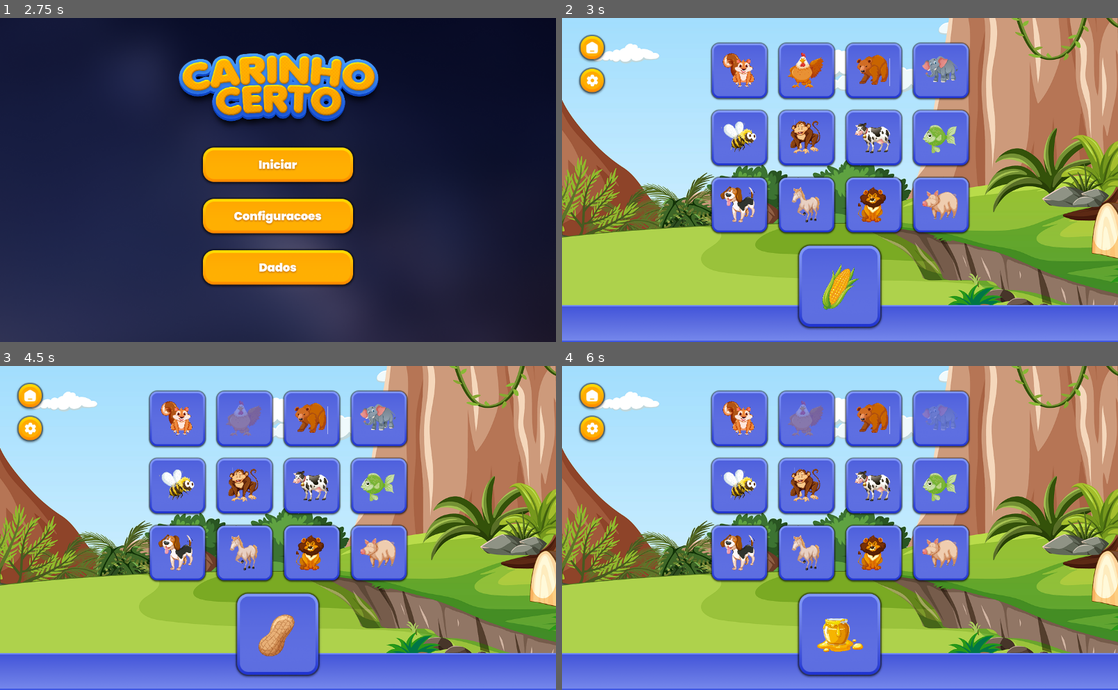
Above: before the commit, frames 1-4 (two rows, left to right).
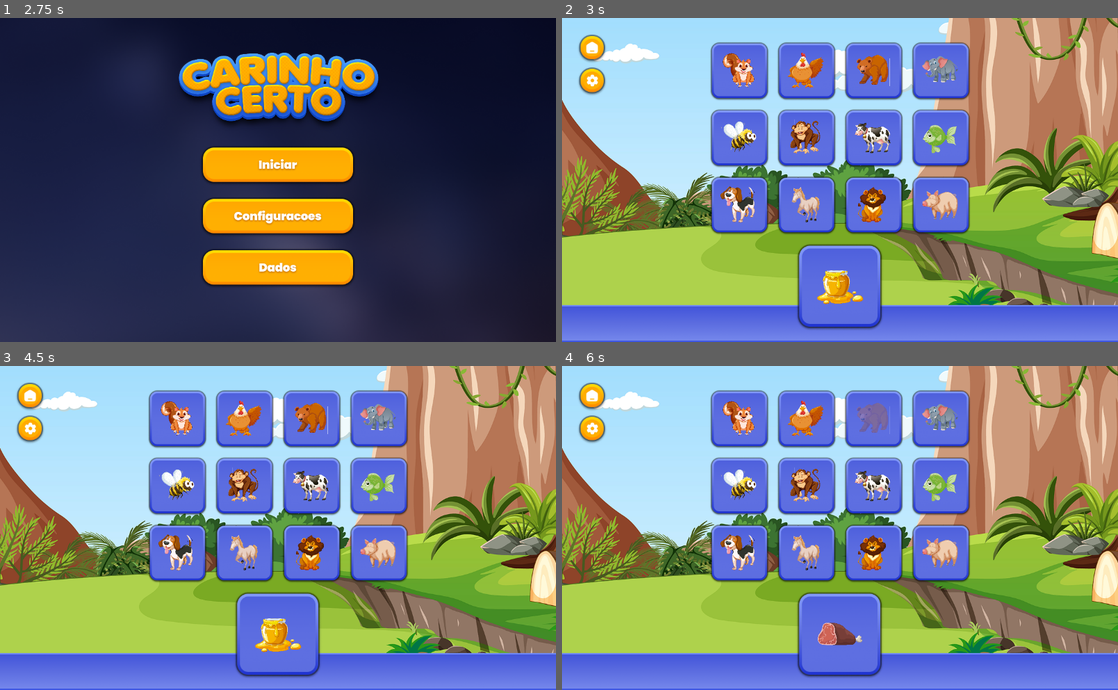
Above: after the commit, the same moments.

Repository: Tapa-Certo/TapaCerto
Game: Godot game, scene res://scenes/main.tscn
Two runs of this game, one before a commit and one after it. Both use one fixed random seed, a clock stepped at 60 frames per second and the inputs below.
Inputs (mouse positions are in pixels of both pictures, inside the frame that each line leads up to):
- Up to frame 1 (2.75 s): click (278, 215) at 0.5 s; click (22, 43) at 1.25 s; click (278, 267) at 2 s
- Up to frame 2 (3 s): click (840, 167) at 2.75 s
- Up to frame 3 (4.5 s): click (177, 417) at 3.5 s; click (244, 417) at 4.25 s
- Up to frame 4 (6 s): click (873, 417) at 5 s; click (940, 417) at 5.75 s

Frame 1 is identical in both runs. In frame 2, 0.6% of the frame differs, in the area x 45-55%, y 75-91%; in frame 3, 1.0%; in frame 4, 1.7%, in the area x 40-72%, y 10-89%.
Error before the commit: Invalid access to property or key 'Tempo Total de Jogo (ms)' on a base object of type 'Dictionary'. (res://scripts/data_collector/logger.gd:98)
Error after the commit: Invalid call. Nonexistent function 'connect' in base 'bool'. (res://scripts/game_manager.gd:49)

Commit message:
game manager refactor

Diff:
--- a/scripts/game_manager.gd
+++ b/scripts/game_manager.gd
@@ -1,15 +1,20 @@
 extends Node
 
+signal item_selected(key: String, value: String)
+signal game_reset_requested
+signal all_items_matched
+
+@onready var hud: Node = get_node("/root/Main/ScreensManager/Hud")
+@onready var item: Node = hud.get_node("Control/ItemDisplay/Item")
+@onready var logger: Node = load("res://scripts/data_collector/logger.gd").get_instance()
+
+# Game State Variables
 var current_item_key: String
 var current_item_value: String
-
 var matched_items: Array = []
 var available_items: Dictionary = {}
 
-var hud
-var item
-var logger = load("res://scripts/data_collector/logger.gd").get_instance()
-
+#ta usando isso aqui???
 var animal_sounds = {
 	"macaco": $macaco,
 	"cavalo": $cavalo,
@@ -30,19 +35,18 @@
 }
 
 func _ready() -> void:
-	hud = get_node("/root/Main/ScreensManager/Hud")
-	item = hud.get_node("Control/ItemDisplay/Item")
-	setup_global_signal()
-	setup_children_signal()
 
-func setup_global_signal() -> void:
-	Globals.connect("game_started", Callable(self, "_on_game_started"))
-	Globals.connect("game_reset", Callable(self, "_on_game_reset"))
-	Globals.connect("difficulty_changed", Callable(self, "_on_difficulty_changed"))
-	Globals.connect("game_mode_changed", Callable(self, "_on_game_mode_changed"))
+	_setup_global_signals()
+	_setup_children_signals()
 
-func setup_children_signal() -> void:
-	$HintManager.connect("hint_trigger", Callable(self, "_on_hint_trigger"))
+func _setup_global_signals() -> void:
+	Globals.game_started.connect(_on_game_started)
+	Globals.game_reset.connect(_on_game_reset)
+	#Globals.difficulty_changed.connect(_on_difficulty_changed)
+	#Globals.game_mode_changed.connect(_on_game_mode_changed)
+
+func _setup_children_signals() -> void:
+	$HintManager.hint_triggered.connect(_on_hint_trigger)
 
 func _on_hint_trigger(hint_type: String) -> void:
 	match hint_type:
@@ -63,25 +67,25 @@
 func _on_game_started() -> void:
 	_prepare_available_items()
 	$GridManager.setup_grid(available_items.values())
-	select_current_item()
-	display_item()
+	_select_and_display_current_item()
 
 func _on_game_reset() -> void:
 	matched_items.clear()
 	_prepare_available_items()
 
-func _on_difficulty_changed(new_difficulty: String) -> void:
-	reset_game()
+func _on_difficulty_changed(_new_difficulty: String) -> void:
+	pass
+	#reset_game()
 
-func _on_game_mode_changed(new_mode: String) -> void:
-	reset_game()
+func _on_game_mode_changed(_new_mode: String) -> void:
+	pass
+	#reset_game()
 
 func reset_game() -> void:
 	matched_items.clear()
 	_prepare_available_items()
 	$GridManager.setup_grid(available_items.values())
-	select_current_item()
-	display_item()
+	_select_and_display_current_item()
 
 func _prepare_available_items() -> void:
 	match Globals.game_mode:
@@ -105,14 +109,14 @@
 
 	return result_dict
 
-func select_current_item() -> void:
+func _select_and_display_current_item() -> void:
 	if available_items.is_empty():
-		reset_game()
+		game_reset_requested.emit()
 		return
 
 	var unmatched_items = _get_unmatched_items()
 	if unmatched_items.is_empty():
-		reset_game()
+		all_items_matched.emit()
 		return
 
 	var random_index = randi() % unmatched_items.size()
@@ -121,6 +125,9 @@
 	current_item_key = item_pair[0]
 	current_item_value = item_pair[1]
 	$HintManager.reset_hint_state(current_item_key)
+
+	display_item()
+	item_selected.emit(current_item_key, current_item_value)
 
 func _get_unmatched_items() -> Array:
 	var unmatched = []
@@ -135,38 +142,52 @@
 	item.position = Vector2(0,0)
 
 func check_selection(selected_item: String) -> bool:
-	var is_correct: bool = false
-	var sound_node = get_node_or_null("Animais/" + current_item_value)
-	sound_node.stop()
-
-	match Globals.game_mode:
-		"Parear":
-			is_correct = available_items[current_item_value] == selected_item
-		"Associar":
-			is_correct = available_items[current_item_key] == selected_item
-
-	$HintManager.register_selection(is_correct)
+	var is_correct := _is_selection_correct(selected_item)
+	_handle_selection_feedback(is_correct, selected_item)
 
 	if is_correct:
-		$Correct.play()
-		matched_items.append(current_item_key)
-		$GridManager.disable_button(selected_item)
-
-		if all_items_matched():
-			reset_game()
-		else:
-			select_current_item()
-			display_item()
-		#logger.log_correct_answer(selected_item)
-		logger.get_instance().log_correct_answer(selected_item)
+		_handle_correct_selection(selected_item)
 	else:
-		$Incorrect.play()
-		logger.get_instance().log_incorrect_answer()
+		_handle_incorrect_selection()
 
 	return is_correct
 
-func all_items_matched() -> bool:
+func _is_selection_correct(selected_item: String) -> bool:
+	match Globals.game_mode:
+		"Parear":
+			return available_items[current_item_value] == selected_item
+		"Associar":
+			return available_items[current_item_key] == selected_item
+		_:
+			return false
+
+func _handle_selection_feedback(is_correct: bool, selected_item: String) -> void:
+	$HintManager.register_selection(is_correct)
+	get_node_or_null("Animais/" + current_item_value).stop()
+
+func _handle_correct_selection(selected_item: String) -> void:
+	$Correct.play()
+	matched_items.append(current_item_key)
+	$GridManager.disable_button(selected_item)
+	logger.log_correct_answer(selected_item)
+
+	if is_all_items_matched():
+		all_items_matched.emit()
+	else:
+		_select_and_display_current_item()
+
+func _handle_incorrect_selection() -> void:
+	$Incorrect.play()
+	logger.log_incorrect_answer()
+
+func is_all_items_matched() -> bool:
 	return matched_items.size() >= available_items.size()
+
+func _play_animal_sound(animal: String) -> void:
+	var sound_node = get_node_or_null("Animais/" + animal)
+	if sound_node:
+		sound_node.play()
+
 
 func _exit_tree():
 	#logger.save_logs()
